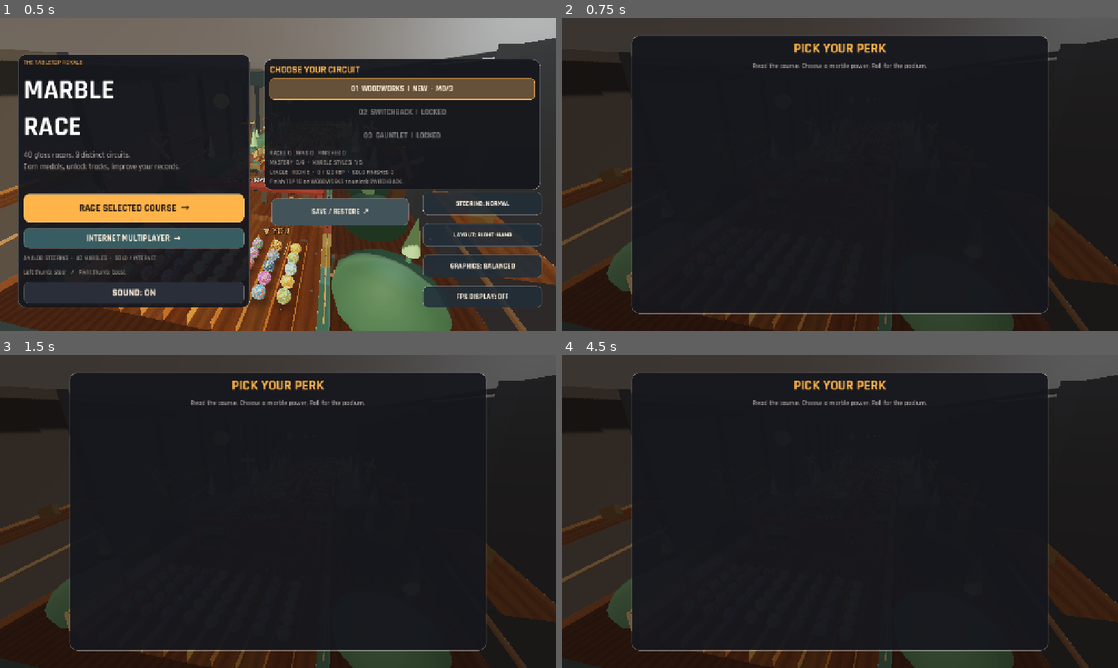
Above: before the commit, frames 1-4 (two rows, left to right).
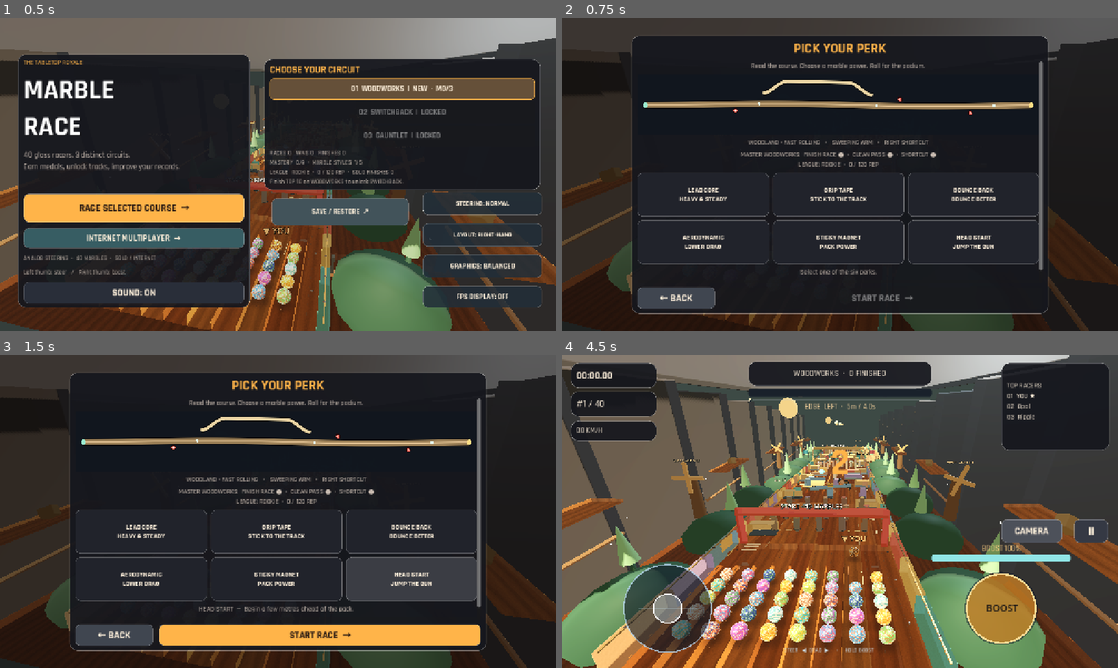
Above: after the commit, the same moments.

Repository: dbrckk/Marble-race-
Game: Godot game, scene res://scenes/main.tscn
The game is run twice, just before and just after one commit, with the same random seed, the same clock (stepped at 60 frames per second) and the same inputs.
Inputs (mouse positions are in pixels of both pictures, inside the frame that each line leads up to):
- Up to frame 1 (0.5 s): no input
- Up to frame 2 (0.75 s): click "RACE SELECTED COURSE →" at 0.5 s
- Up to frame 3 (1.5 s): click (411, 580) at 1.25 s, where only the run after the commit has a clickable "HEAD START JUMP THE GUN"
- Up to frame 4 (4.5 s): click (973, 580) at 2 s, where only the run after the commit has a clickable "HEAD START JUMP THE GUN"; click (884, 633) at 2.75 s, where only the run after the commit has a clickable "START RACE →"; tap Enter at 3.5 s; move the mouse to (962, 495) at 3.52 s; hold Right 3.53-4.25 s; tap C at 3.6 s; click (962, 495) at 3.67 s; tap Space at 3.77 s; click (1029, 530) at 4.25 s, where only the run after the commit has a clickable "CAMERA"

Frame 1 is identical in both runs. In frame 2, 6.4% of the frame differs, in the area x 13-87%, y 13-93%; in frame 3, 13%; in frame 4, 90%, in the area x 0-100%, y 0-100%.
Error before the commit: Parse Error: Cannot infer the type of "theme" variable because the value doesn't have a set type. (res://scripts/course_briefing.gd:44)

Commit message:
Explicitly type pre-race biome label for strict Godot GDScript parsing

Diff:
--- a/scripts/course_briefing.gd
+++ b/scripts/course_briefing.gd
@@ -41,7 +41,7 @@
 func describe() -> String:
     var side: String = "RIGHT" if SHORTCUT.side_for(course) > 0 else "LEFT"
     var hazard: String = DIRECTOR.EVENT_NAMES[course]
-    var theme := ["WOODLAND • FAST ROLLING","GLACIER • ICY CORNERS",
+    var theme: String = ["WOODLAND • FAST ROLLING","GLACIER • ICY CORNERS",
         "FORGE • HOT AIR VENTS"][course]
     return "%s   •   %s   •   %s SHORTCUT" % [theme,hazard,side]
 
